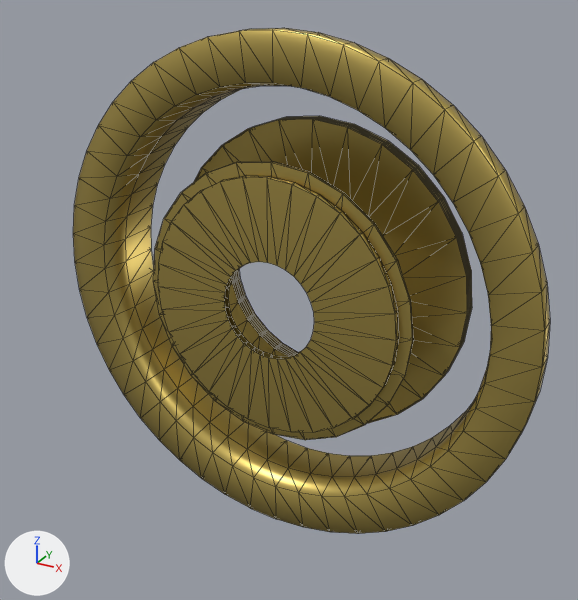
The glTF model porsche-911sc-engine/parts/fan-pulley.glb as it was, and as the next commit left it.
Before and after are seen from a 50 mm lens placed at (56.9, -409.9, 261.4), pointed at (1.6, -309.3, 211.2). The lights are fixed; the arrows at lower left show +X, +Y and +Z. The first picture is the older version. Mesh edges are drawn as thin lines. Where no turn or scale is listed for an object, it has been applied to the vertices. Vertices at exactly the same position are counted once.

In view in the first picture: 'fan-pulley:yellowZinc'.
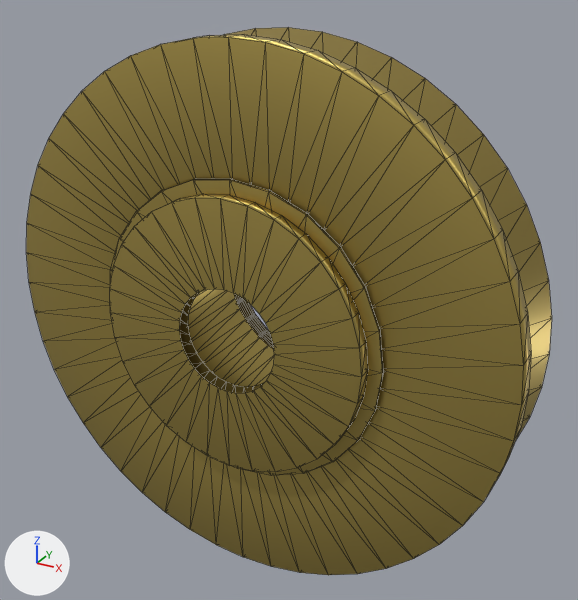
Where the newer file only moved an object's origin or applied its transform, the numbers keep the older frame.

Patch to the scene script:
```diff
--- a/porsche-911sc-engine/parts/fan-pulley.glb.py
+++ b/porsche-911sc-engine/parts/fan-pulley.glb.py
@@ me_mesh_0 @@
 # used by ob_fan_pulley_yellowzinc; location = (0.0, -304.6, 210.3)
-me_mesh_0.from_pydata(...)  # 1104 vertices, 1816 faces; spans x -41.0..41.0, y -8.4..8.4, z -41.0..41.0
+me_mesh_0.from_pydata(...)  # 1248 vertices, 2104 faces; spans x -41.0..41.0, y -20.4..8.4, z -41.0..41.0
+# me_mesh_0 part 1: the loose piece of 96 vertices spanning x -23.0..23.0, y -7.1..-6.6, z -23.0..23.0 is moved by (0.0, -11.0, 0.0)
+# me_mesh_0 part 2: a new loose piece of 160 vertices spanning x -21.0..21.0, y -20.4..-17.9, z -21.0..21.0, in mat_yellowzinc (yellow #c4ad5e)
+# me_mesh_0 part 3: the loose piece of 160 vertices spanning x -21.0..21.0, y -8.4..-6.9, z -21.0..21.0 is deleted
+# me_mesh_0 part 4: 192 vertices moved from x -41.0..41.0, y -6.4..-1.9, z -41.0..41.0 to x -41.0..41.0, y -12.4..5.2, z -41.0..41.0; 144 vertices added at x -41.0..41.0, y -17.4..-13.6, z -41.0..41.0
 me_mesh_0.materials.append(mat_yellowzinc)
```

Boxes (x1, y1, x2, y2) around the edits, measured in the pictures (578 x 600 px; the box of a moved part takes in the faces that stretch with it):
'fan-pulley:yellowZinc', reshaped (10% wider, 8% taller)
    before: (73, 28, 550, 534)
    after: (26, 27, 552, 575)
part 1 of me_mesh_0, moved or reshaped
    before: (153, 161, 414, 440)
    after: (110, 179, 384, 476)
part 2 of me_mesh_0, added
    after: (110, 194, 368, 472)
part 3 of me_mesh_0, deleted
    before: (158, 175, 399, 433)
part 4 of me_mesh_0, moved or reshaped
    before: (73, 28, 550, 534)
    after: (26, 27, 552, 575)
